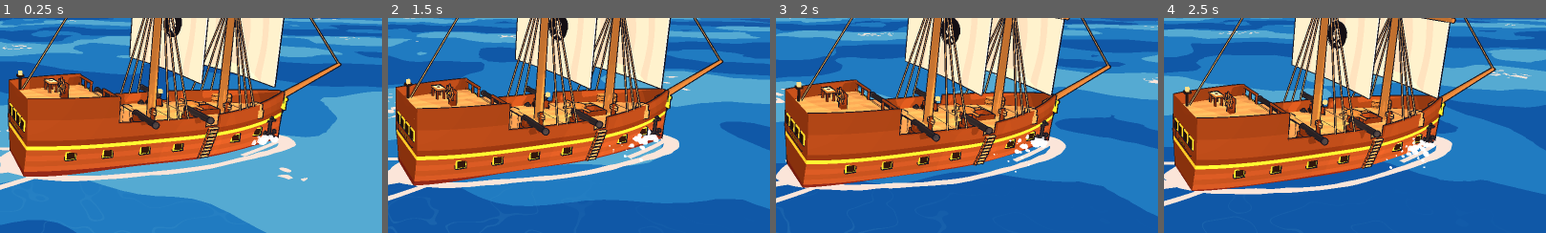
Above: before the commit, frames 1-4 (left to right).
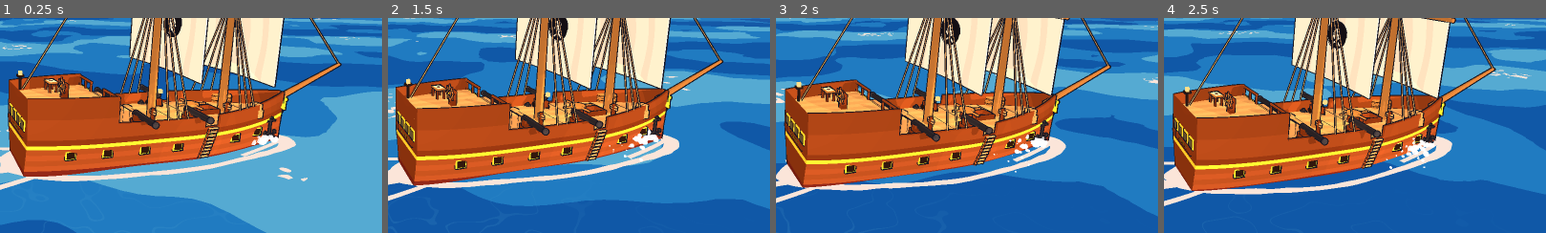
Above: after the commit, the same moments.

Repository: markcNewell/pirate-game
Game: Godot game, scene res://game/main.tscn
Same seed, same stepped clock (60 frames per second), same inputs: the game is played once before the commit and once after it.
Inputs (mouse positions are % of the whole screen's width and height, from its top left):
- Up to frame 1 (0.25 s): no input
- Up to frame 2 (1.5 s): click (19, 43) at 0.52 s; type "12" at 0.6 s; move the mouse to (72, 45) at 1.27 s; hold D (move_right) from 1.28 s (still down); hold Shift (run) from 1.28 s (still down); click (72, 45) at 1.42 s
- Up to frame 3 (2 s): keep holding D (move_right); keep holding Shift (run); tap Space (jump) at 1.52, 1.82 s
- Up to frame 4 (2.5 s): release D (move_right) at 2 s; release Shift (run) at 2 s; drag from (30, 55) to (45, 70) at 2.02 s
The pictures show only the part of the screen within x 50-100%, y 44-94%; the shares and areas given below are measured in that part.

The runs differ from the first frame. In frame 1, less than 0.1% of the frame differs, in the area x 2-6%, y 40-52%; in frame 2, less than 0.1%; in frame 3, less than 0.1%; in frame 4, 0.1%, in the area x 2-8%, y 47-61%.

Commit message:
Stern windows glow warm at night, as if the cabin lamps were lit
Co-Authored-By: Claude Opus 5.5 <noreply@anthropic.com>

Diff:
--- a/game/fx/lantern.gd
+++ b/game/fx/lantern.gd
@@ -43,6 +43,32 @@
 	add_to_group(GROUP)
 
 
+## Window panes that glow warm once the lamps are lit: a mesh of flat panes whose colour runs
+## from `day` to a lamplit yellow with the lamp level.
+static func lit_panes(mesh: Mesh, day: Color) -> MeshInstance3D:
+	var panes := LitPanes.new()
+	panes.mesh = mesh
+	panes.day = day
+	panes.add_to_group(GROUP)
+	panes.set_level(0.0)
+	return panes
+
+
+class LitPanes:
+	extends MeshInstance3D
+
+	var day := Color.BLACK
+	var _material := StandardMaterial3D.new()
+
+	func _init() -> void:
+		_material.shading_mode = BaseMaterial3D.SHADING_MODE_UNSHADED
+		material_override = _material
+		cast_shadow = GeometryInstance3D.SHADOW_CASTING_SETTING_OFF
+
+	func set_level(level: float) -> void:
+		_material.albedo_color = day.lerp(Color("ffcf6a"), clampf(level * 1.4, 0.0, 1.0))
+
+
 ## 0 by day, 1 at night.
 func set_level(level: float) -> void:
 	_light.visible = level > 0.02
--- a/game/ship/ship_view.gd
+++ b/game/ship/ship_view.gd
@@ -34,6 +34,12 @@
 	add_child(Toon.instance(ShipMesh.hull()))
 	for m in ShipShape.MAST_Z.size():
 		_build_rig(m)
+
+	# The stern windows: dark by day, glowing from the cabin lamps at night.
+	var panes := MeshBuilder.new()
+	for x: float in [-1.8, -0.6, 0.6, 1.8]:
+		panes.box(Vector3(x, ShipShape.DECK_Y + 0.9, ShipShape.HALF_LENGTH + 0.13), Vector3(0.28, 0.28, 0.01), Color.WHITE)
+	add_child(Lantern.lit_panes(panes.build(), ShipMesh._c("trim")))
 
 	# The ship's name in gold letters across the transom.
 	var name_plate := Label3D.new()
